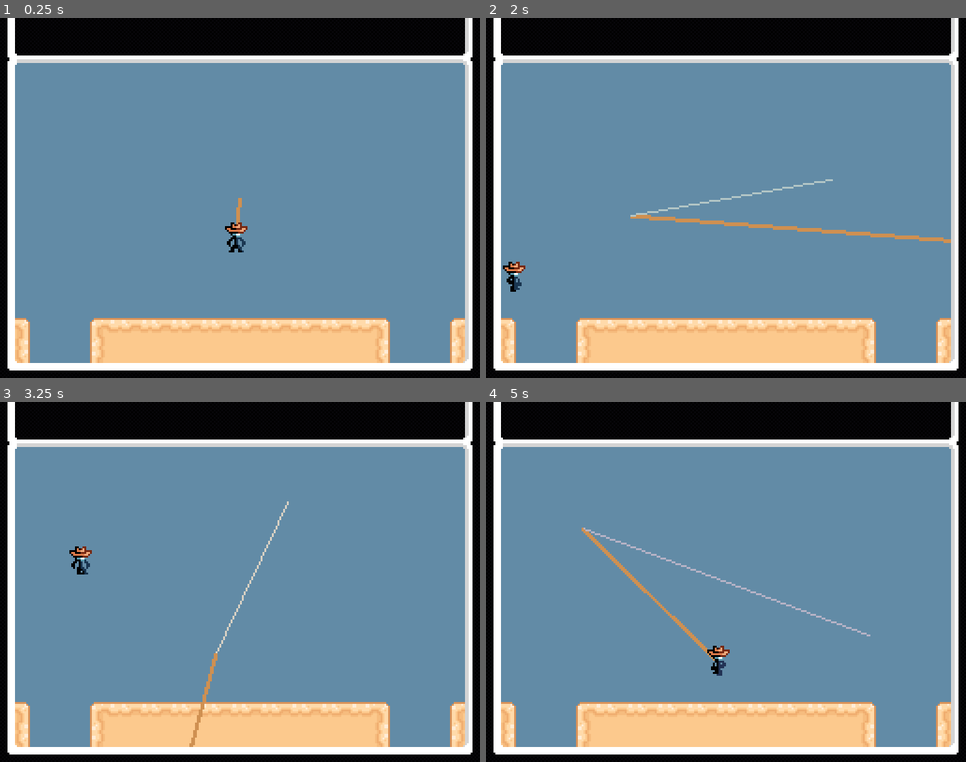
Above: before the commit, frames 1-4 (two rows, left to right).
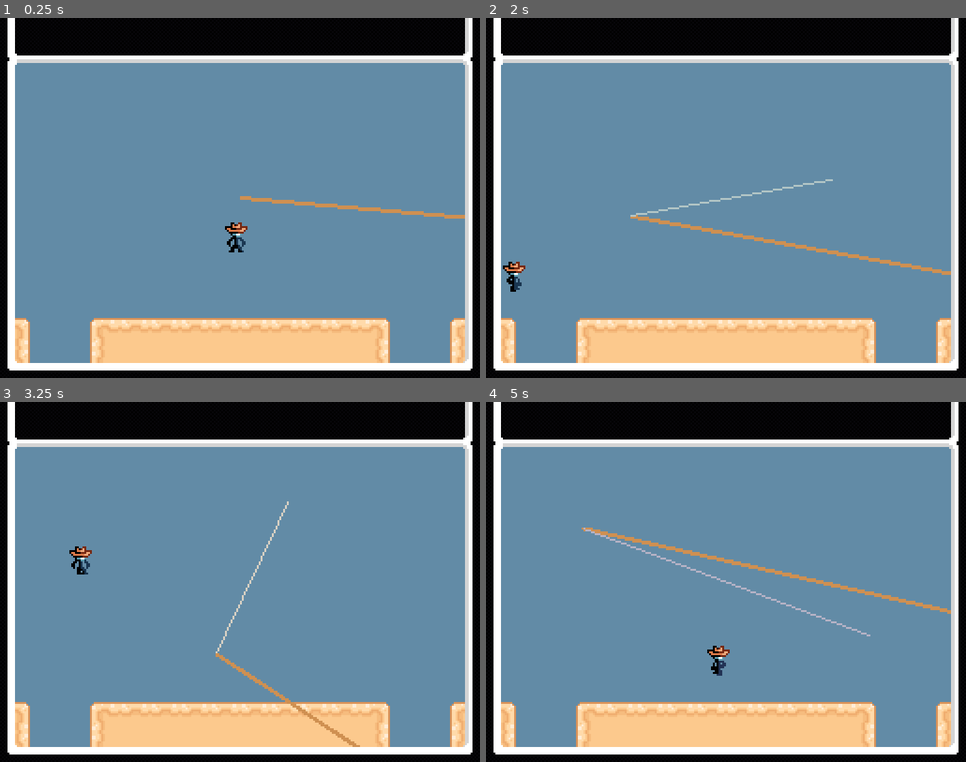
Above: after the commit, the same moments.

Repository: Jcodefox/GMTK-2025
Game: Godot game, scene res://scenes/topscenes/gameplay_topscene.tscn
Same seed, same stepped clock (60 frames per second), same inputs: the game is played once before the commit and once after it.
Inputs (mouse positions are in pixels of both pictures, inside the frame that each line leads up to):
- Up to frame 1 (0.25 s): no input
- Up to frame 2 (2 s): move the mouse to (831, 180) at 0.52 s; hold D (move_right) from 0.53 s (still down); tap Space (move_jump) at 0.77, 1.52 s; move the mouse to (630, 216) at 1.27 s
- Up to frame 3 (3.25 s): move the mouse to (288, 502) at 2.02 s; release D (move_right) at 2.03 s; hold A (move_left) 2.03-2.78 s; move the mouse to (216, 654) at 2.77 s; hold D (move_right) from 2.78 s (still down); tap Space (move_jump) at 3.02 s
- Up to frame 4 (5 s): move the mouse to (870, 636) at 3.52 s; tap Space (move_jump) at 3.77, 4.52 s; move the mouse to (582, 528) at 4.27 s; release D (move_right) at 4.28 s; hold A (move_left) from 4.28 s (still down)

The runs differ from the first frame. In frame 1, 0.5% of the frame differs, in the area x 49-97%, y 49-58%; in frame 2, 1.3%, in the area x 31-97%, y 54-72%; in frame 3, 0.6%; in frame 4, 1.2%.

Commit message:
Make teleport use posmod

Diff:
--- a/scripts/prefabs/player_v2.gd
+++ b/scripts/prefabs/player_v2.gd
@@ -96,15 +96,10 @@
 
 func handle_edges() -> void:
 	var world_center: Vector2 = (world_dimensions / 2) + world_top_left
-	while position.x < world_center.x:
-		position.x += world_dimensions.x
-	while position.x > world_center.y + world_dimensions.y:
-		position.x -= world_dimensions.x
 
-	while position.y < world_center.y:
-		position.y += world_dimensions.y
-	while position.y > world_center.y + world_dimensions.y:
-		position.y -= world_dimensions.y
+	position -= world_center
+	position = position.posmodv(world_dimensions)
+	position += world_center
 
 func set_animation(anim: String) -> void:
 	if $AnimatedSprite2D.animation != anim:
@@ -115,13 +110,9 @@
 
 func get_visible_player_pos() -> Vector2:
 	var p: Vector2 = global_position
-	while p.x > world_bottom_right.x:
-		p.x -= world_dimensions.x
-	while p.x < world_top_left.x:
-		p.x += world_dimensions.x
+	var world_center: Vector2 = (world_dimensions / 2) + world_top_left
 
-	while p.y > world_bottom_right.y:
-		p.y -= world_dimensions.y
-	while p.y < world_top_left.y:
-		p.y += world_dimensions.y
+	p -= world_center
+	p = p.posmodv(world_dimensions)
+	p += world_center
 	return p
